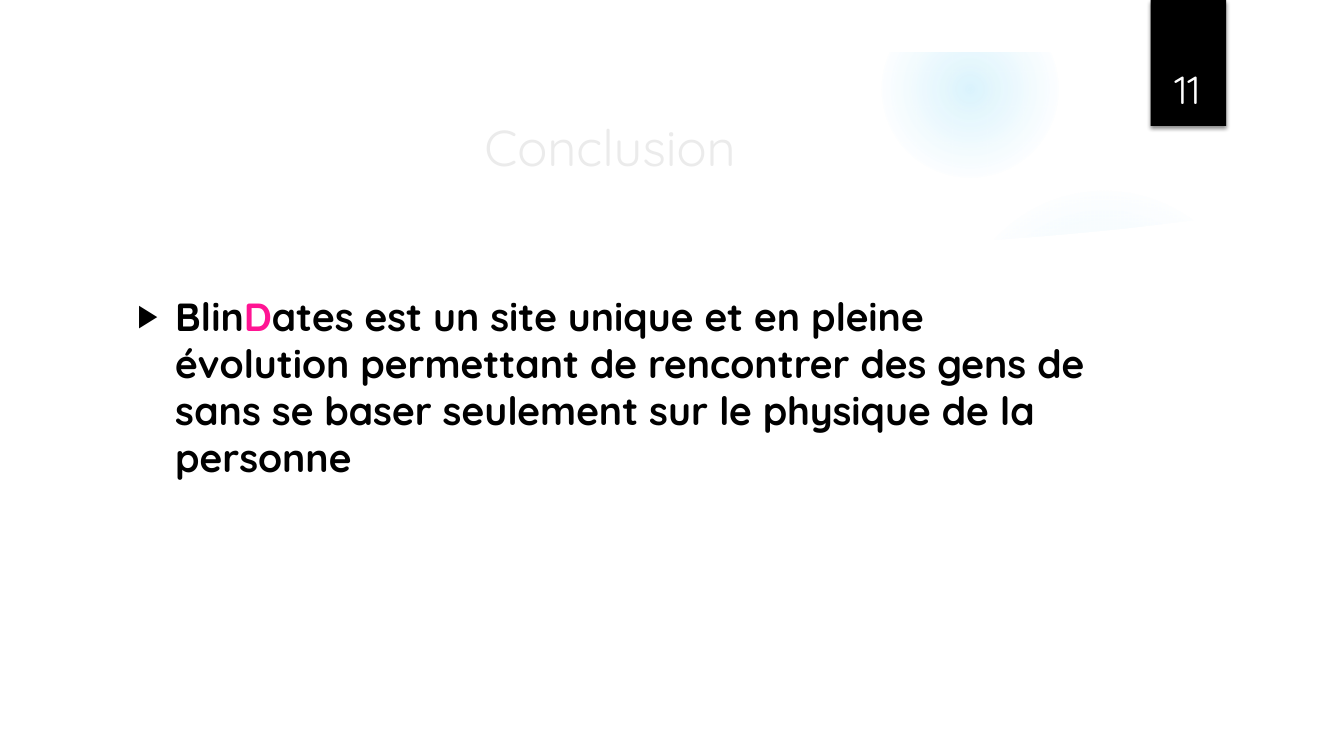
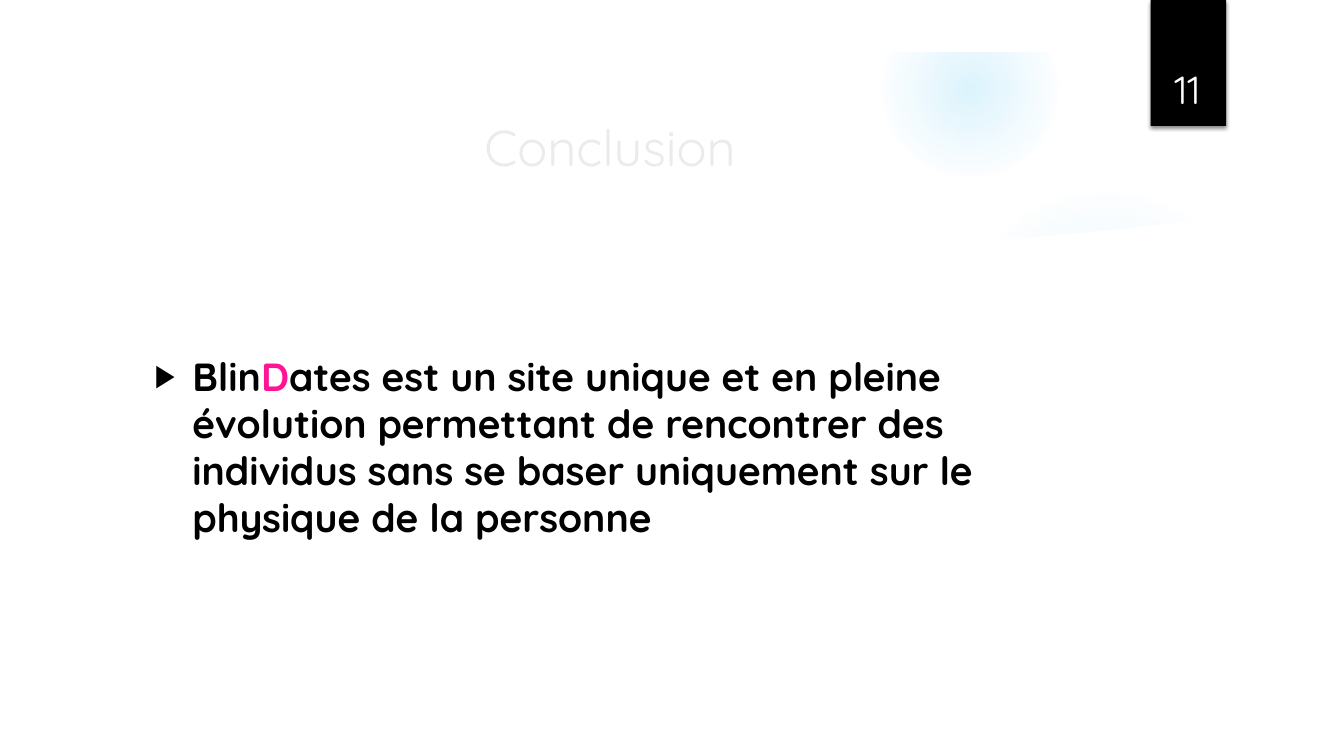
Before and after one commit to AnthonyNabais/ProjetPhp, a slide deck: slide 11 of BlinDatesvrai.pptx. Drawn at 1344x756 pixels with LibreOffice and Linux fonts; fonts in the diff are those of the drawing; background and template pictures are left out. Boxes give left, top, right and bottom in pixels: in the first picture for what was removed or moved away, otherwise in the second. Text is boxed around its words. In the diff, an @@ line names an element or a change of style, - is before the commit and + after.

```diff
--- a/BlinDatesvrai.pptx
+++ b/BlinDatesvrai.pptx
@@ text at bbox=[192, 362, 973, 540]: text changed @@
-▶ BlinDates est un site unique et en pleine évolution permettant de rencontrer des gens de sans se baser seulement sur le physique de la personne
+▶ BlinDates est un site unique et en pleine évolution permettant de rencontrer des individus sans se baser uniquement sur le physique de la personne
```
Also in this commit, not shown: 9 other slides changed.
